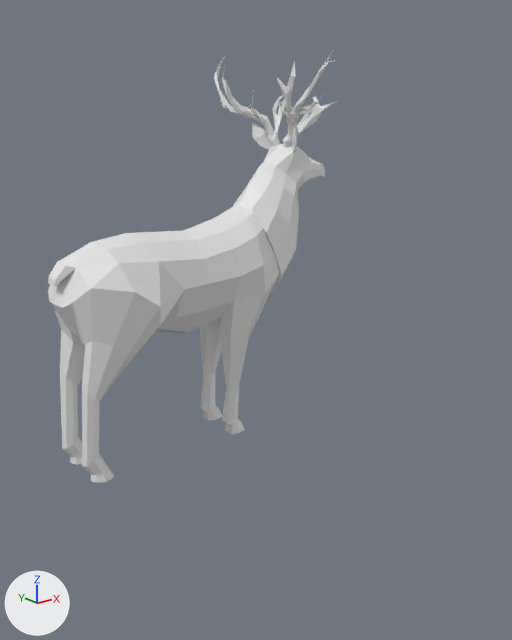
The FBX model Animaux/Assets/Art/3D/deer.fbx, before and after one commit.
Both versions are drawn from a 50 mm camera at (-0.998, -1.201, 1.082) aimed at (0.132, 0.21, 0.518). The axes (+X, +Y, +Z) are drawn at lower left. The lights are the same throughout. Where no turn or scale is listed for an object, it has been applied to the vertices.
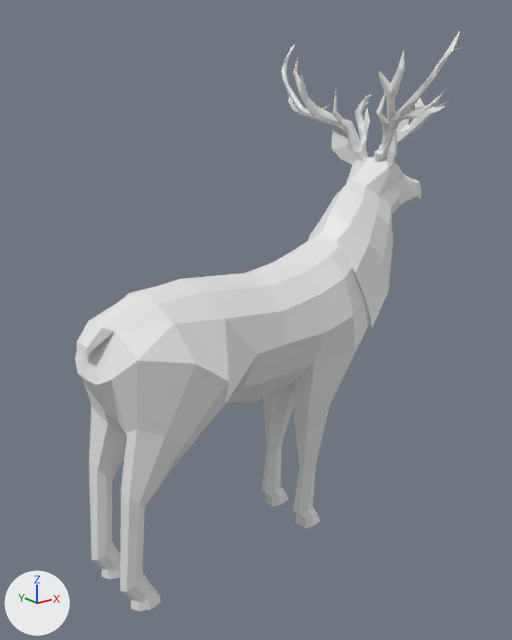
Location of each change, (x1, y1, x2, y2) in pixels of the pictures (512 x 640 px):
'09deerFinal', moved: before (55, 146, 325, 483); after (84, 162, 421, 611)
'Object023', moved: before (234, 123, 305, 300); after (310, 129, 400, 327)
'Object025', moved: before (48, 246, 119, 337); after (75, 293, 173, 421)
'Object027', moved: before (214, 49, 337, 148); after (281, 32, 463, 162)
'Object026', moved: before (49, 242, 106, 280); after (77, 293, 154, 347)

What changed in the scene script:
```text
Change ob_object027:
    ob_object027.location: (0.498, 0.678, 1.066) -> (0.328, 0.144, 1.066)
Change ob_object023:
    ob_object023.location: (0.065, 0.548, 0.054) -> (-0.105, 0.014, 0.054)
Change ob_object025:
    ob_object025.location: (0.065, 0.548, 0.054) -> (-0.105, 0.014, 0.054)
Change ob_object026:
    ob_object026.location: (0.065, 0.548, 0.054) -> (-0.105, 0.014, 0.054)
Change ob_09deerfinal:
    ob_09deerfinal.location: (0.065, 0.548, 0.054) -> (-0.105, 0.014, 0.054)
```
